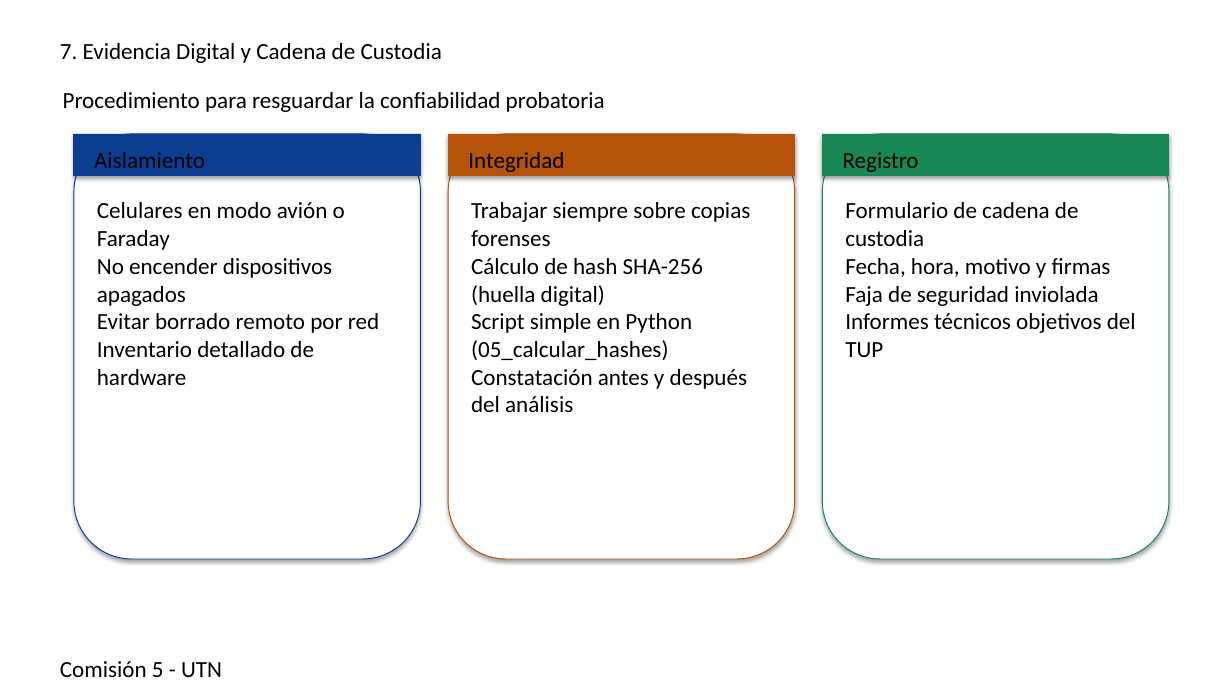
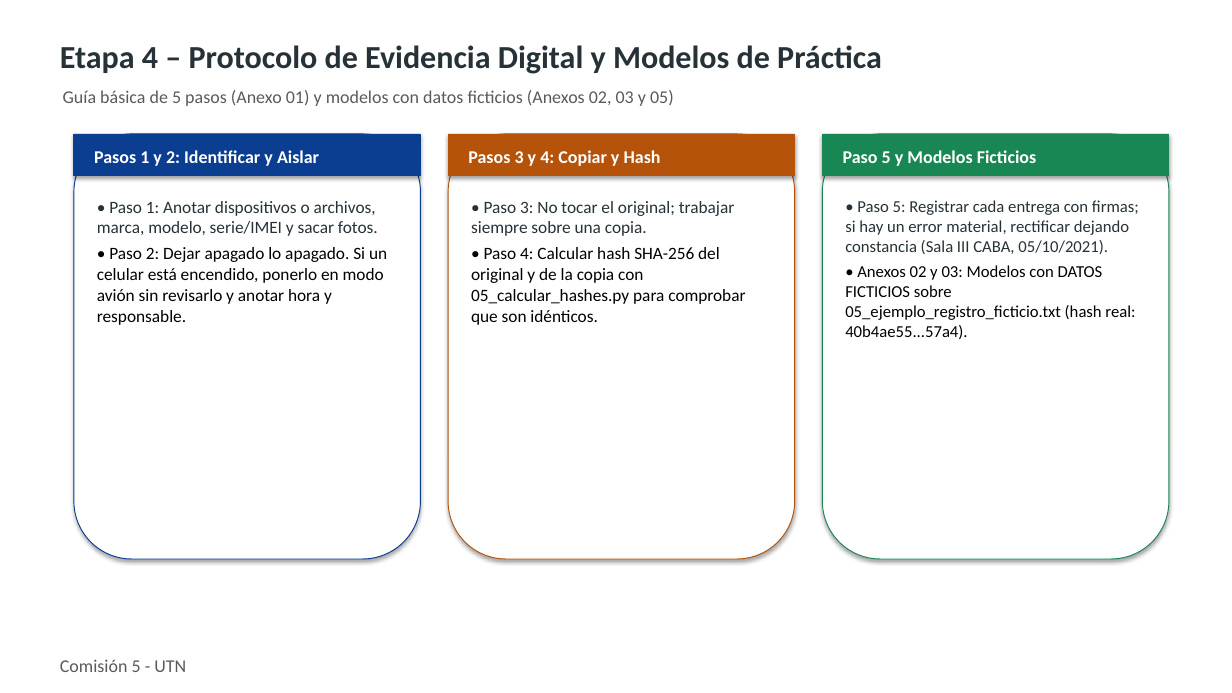
Before and after one commit to GonzaVega/TPI-Legislacion, a slide deck: slide 8 of resolucion-consignas/presentacion-y-guion/Presentacion_TPI_Eje1.pptx. Drawn at 1232x693 pixels with LibreOffice and Linux fonts; fonts in the diff are those of the drawing. Boxes give left, top, right and bottom in pixels: in the first picture for what was removed or moved away, otherwise in the second. Text is boxed around its words. In the diff, an @@ line names an element or a change of style, - is before the commit and + after.

```diff
--- a/resolucion-consignas/presentacion-y-guion/Presentacion_TPI_Eje1.pptx
+++ b/resolucion-consignas/presentacion-y-guion/Presentacion_TPI_Eje1.pptx
@@ text at [60,45,882,74]: text changed; size 18 to 25 pt; text colour #000000 to #263238; bold on @@
-7. Evidencia Digital y Cadena de Custodia
+Etapa 4 – Protocolo de Evidencia Digital y Modelos de Práctica
@@ text at [63,90,674,106]: text changed; size 18 to 14 pt; text colour #000000 to #5A5A5A @@
-Procedimiento para resguardar la confiabilidad probatoria
+Guía básica de 5 pasos (Anexo 01) y modelos con datos ficticios (Anexos 02, 03 y 05)
@@ text at [94,150,319,166]: text changed; size 18 to 14 pt; text colour #000000 to #FFFFFF; bold on @@
-Aislamiento
+Pasos 1 y 2: Identificar y Aislar
@@ text at [468,150,661,166]: text changed; size 18 to 14 pt; text colour #000000 to #FFFFFF; bold on @@
-Integridad
+Pasos 3 y 4: Copiar y Hash
@@ text at [843,150,1037,166]: text changed; size 18 to 14 pt; text colour #000000 to #FFFFFF; bold on @@
-Registro
+Paso 5 y Modelos Ficticios
@@ text at [97,201,387,325]: text changed; size 18 to 13.5 pt @@
-Celulares en modo avión o Faraday
-No encender dispositivos apagados
-Evitar borrado remoto por red
-Inventario detallado de hardware
+• Paso 1: Anotar dispositivos o archivos, marca, modelo, serie/IMEI y sacar fotos.
+• Paso 2: Dejar apagado lo apagado. Si un celular está encendido, ponerlo en modo avión sin revisarlo y anotar hora y responsable.
@@ text at [471,201,745,325]: text changed; size 18 to 13.5 pt @@
-Trabajar siempre sobre copias forenses
-Cálculo de hash SHA-256 (huella digital)
-Script simple en Python (05_calcular_hashes)
-Constatación antes y después del análisis
+• Paso 3: No tocar el original; trabajar siempre sobre una copia.
+• Paso 4: Calcular hash SHA-256 del original y de la copia con 05_calcular_hashes.py para comprobar que son idénticos.
@@ text at [845,200,1139,339]: text changed; size 18 to 13 pt; text colour #000000 to #263238 @@
-Formulario de cadena de custodia
-Fecha, hora, motivo y firmas
-Faja de seguridad inviolada
-Informes técnicos objetivos del TUP
+• Paso 5: Registrar cada entrega con firmas; si hay un error material, rectificar dejando constancia (Sala III CABA, 05/10/2021).
+• Anexos 02 y 03: Modelos con DATOS FICTICIOS sobre 05_ejemplo_registro_ficticio.txt (hash real: 40b4ae55...57a4).
@@ text "Comisión 5 - UTN" at [60,659,186,672]: size 18 to 14 pt, text colour #000000 to #5A5A5A; more space between paragraphs @@
```
Also in this commit, not shown: 8 other slides changed, 1 slide added, 1 slide removed, 34 other files.
